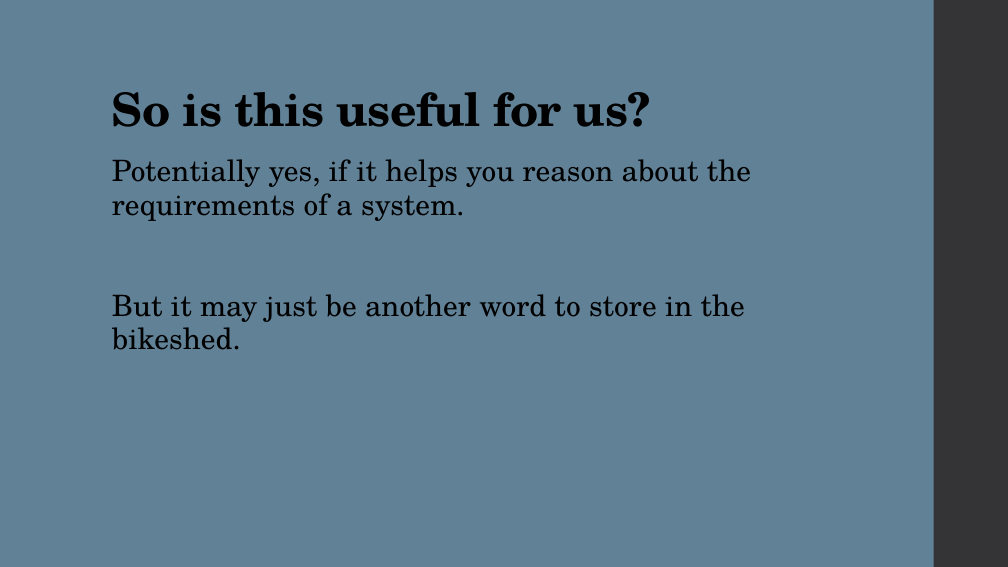
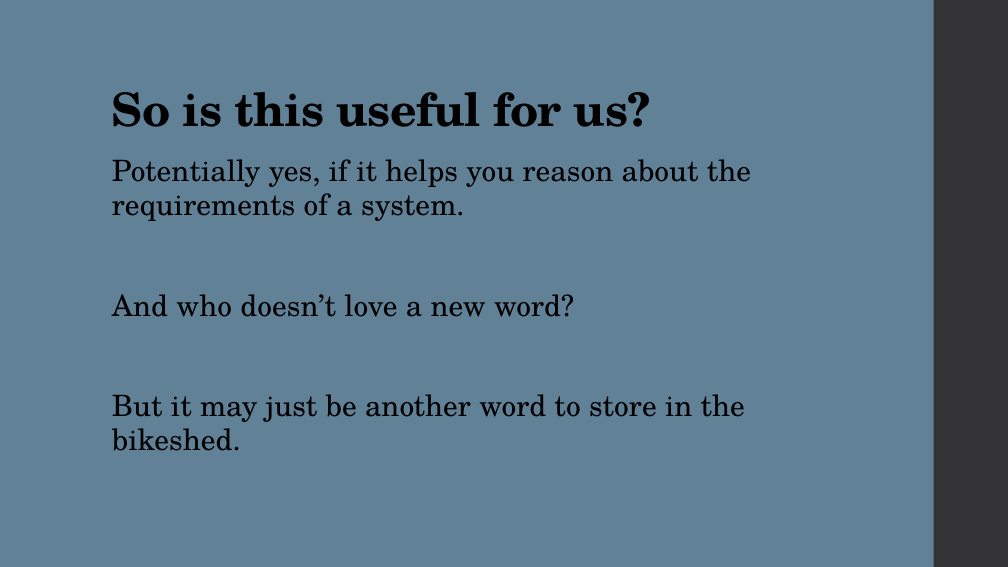
Before and after one commit to michaelgov-ctrl/asynchrony, a slide deck: slide 4 of Asynchrony.pptx. Drawn at 1008x567 pixels with LibreOffice and Linux fonts; fonts in the diff are those of the drawing. Boxes give left, top, right and bottom in pixels: in the first picture for what was removed or moved away, otherwise in the second. Text is boxed around its words. In the diff, an @@ line names an element or a change of style, - is before the commit and + after.

```diff
--- a/Asynchrony.pptx
+++ b/Asynchrony.pptx
@@ text at (x1=112, y1=294, x2=574, y2=317): paragraph added @@
+And who doesn’t love a new word?
```
Also in this commit, not shown: 1 other file.
